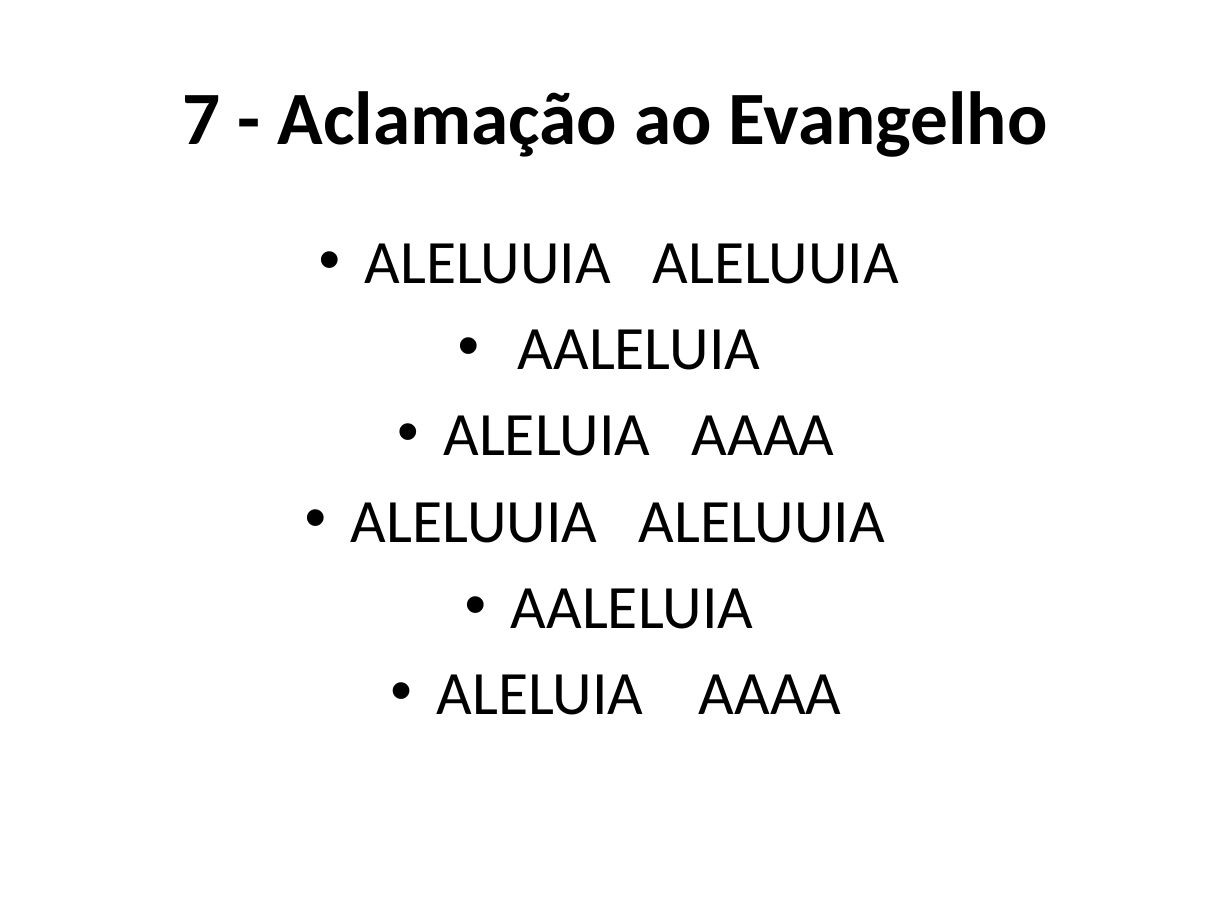
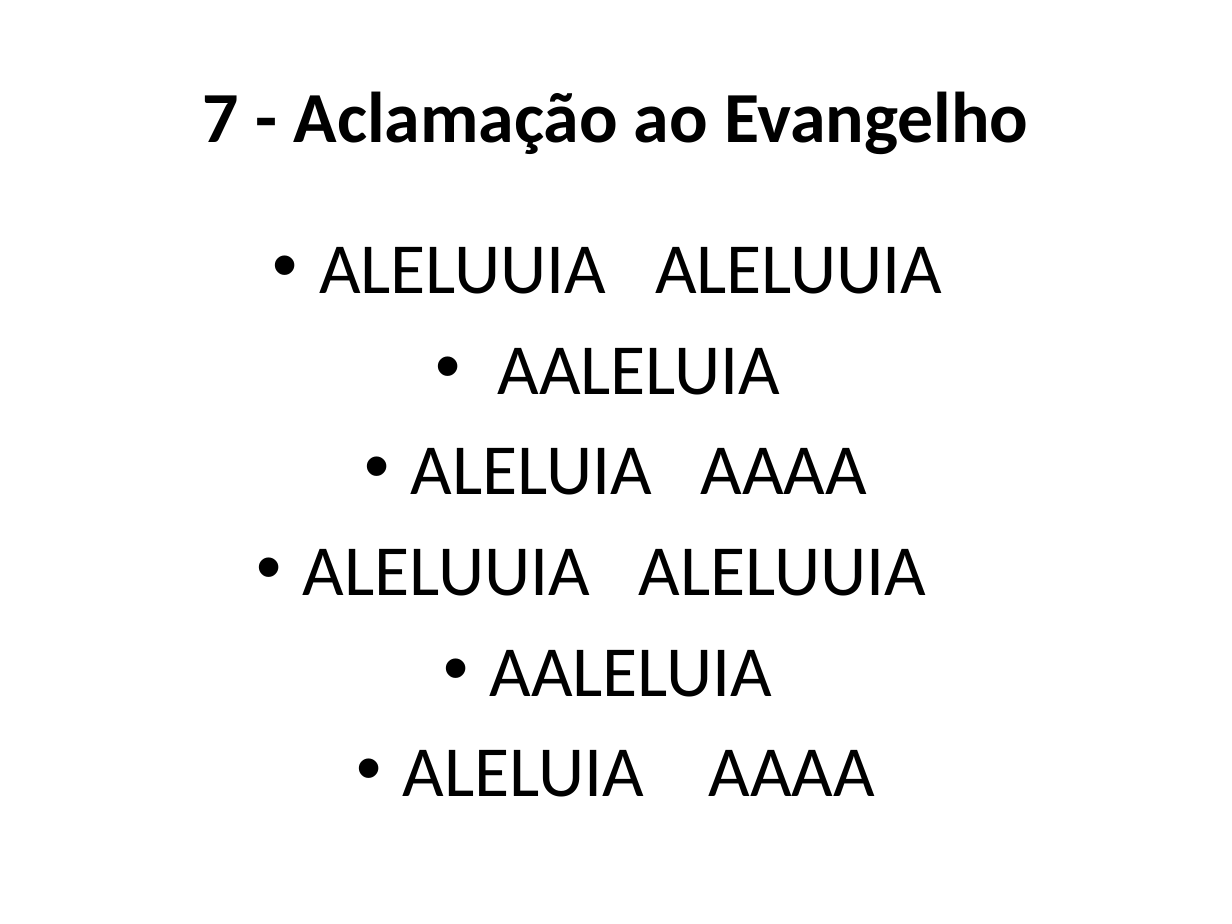
Before and after one commit to Natanielsr/slides-generator, a slide deck: slide 26 of slides.pptx. Drawn at 1232x924 pixels with LibreOffice and Linux fonts; fonts in the diff are those of the drawing. Boxes give left, top, right and bottom in pixels: in the first picture for what was removed or moved away, otherwise in the second. Text is boxed around its words. In the diff, an @@ line names an element or a change of style, - is before the commit and + after.

Commit message:
up level abstract font size and create slide data class, change name slide generator, update the tests

```diff
--- a/slides.pptx
+++ b/slides.pptx
@@ title "7 - Aclamação ao Evangelho" at [203,91,1028,155]: size 44 to 42 pt @@
@@ text "ALELUUIA ALELUUIA" at [303,247,942,797]: size 36 to 42 pt; more space between paragraphs @@
```
Also in this commit, not shown: 42 other slides changed, 6 other files.
